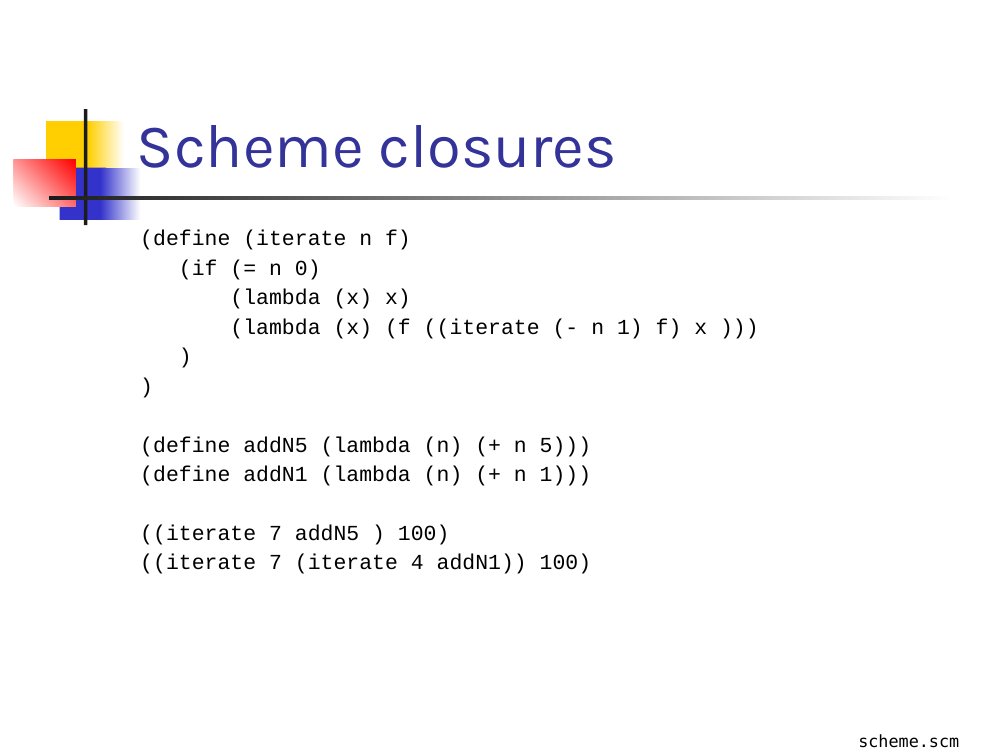
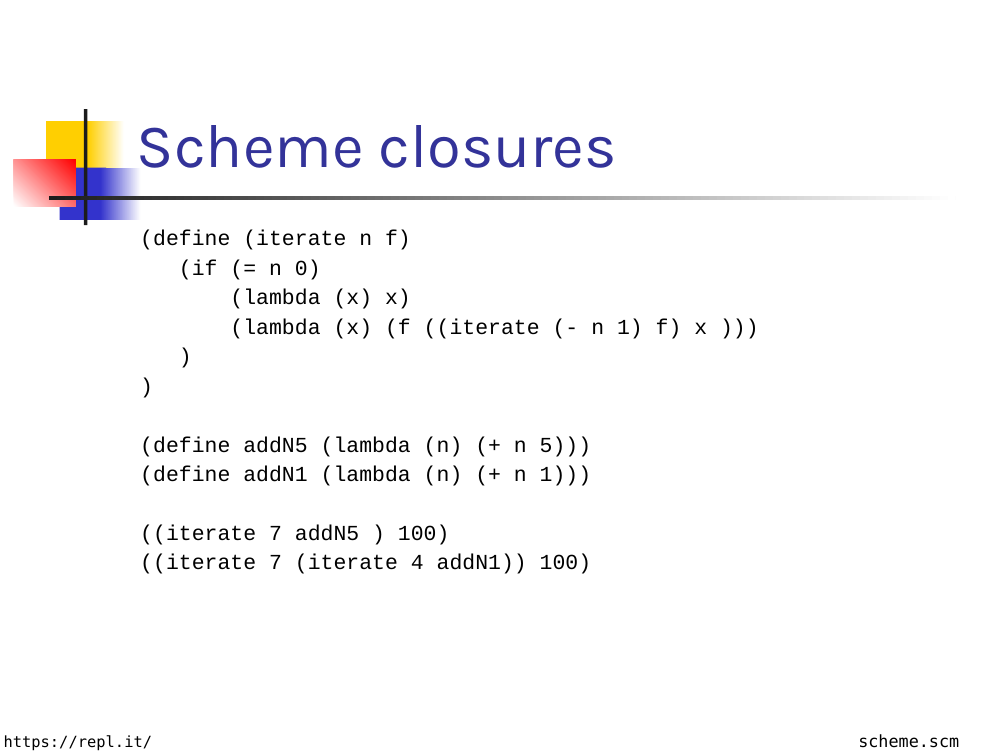
Before and after one commit to Funkcionalne/Prednasky, a slide deck: slide 27 of 01/01_fpro.ppt. Drawn at 1008x756 pixels with LibreOffice and Linux fonts; fonts in the diff are those of the drawing. Boxes give left, top, right and bottom in pixels: in the first picture for what was removed or moved away, otherwise in the second. Text is boxed around its words. In the diff, an @@ line names an element or a change of style, - is before the commit and + after.

```diff
--- a/01/01_fpro.ppt
+++ b/01/01_fpro.ppt
@@ text added at [4,735,153,751], 11 pt, text #000000 @@
+https://repl.it/
```
Also in this commit, not shown: 13 other slides changed, 1 slide added, 2 other files.
